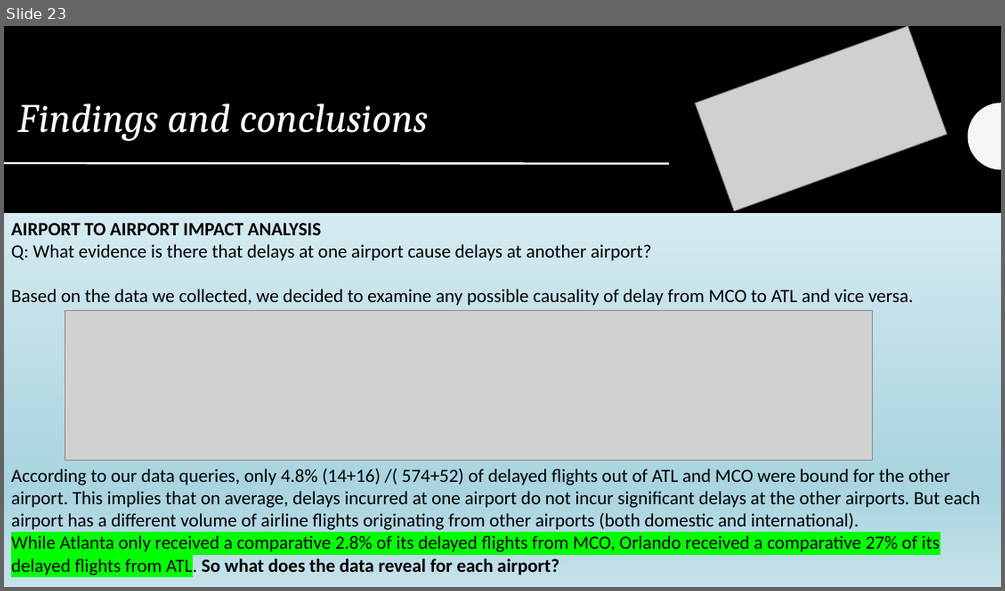
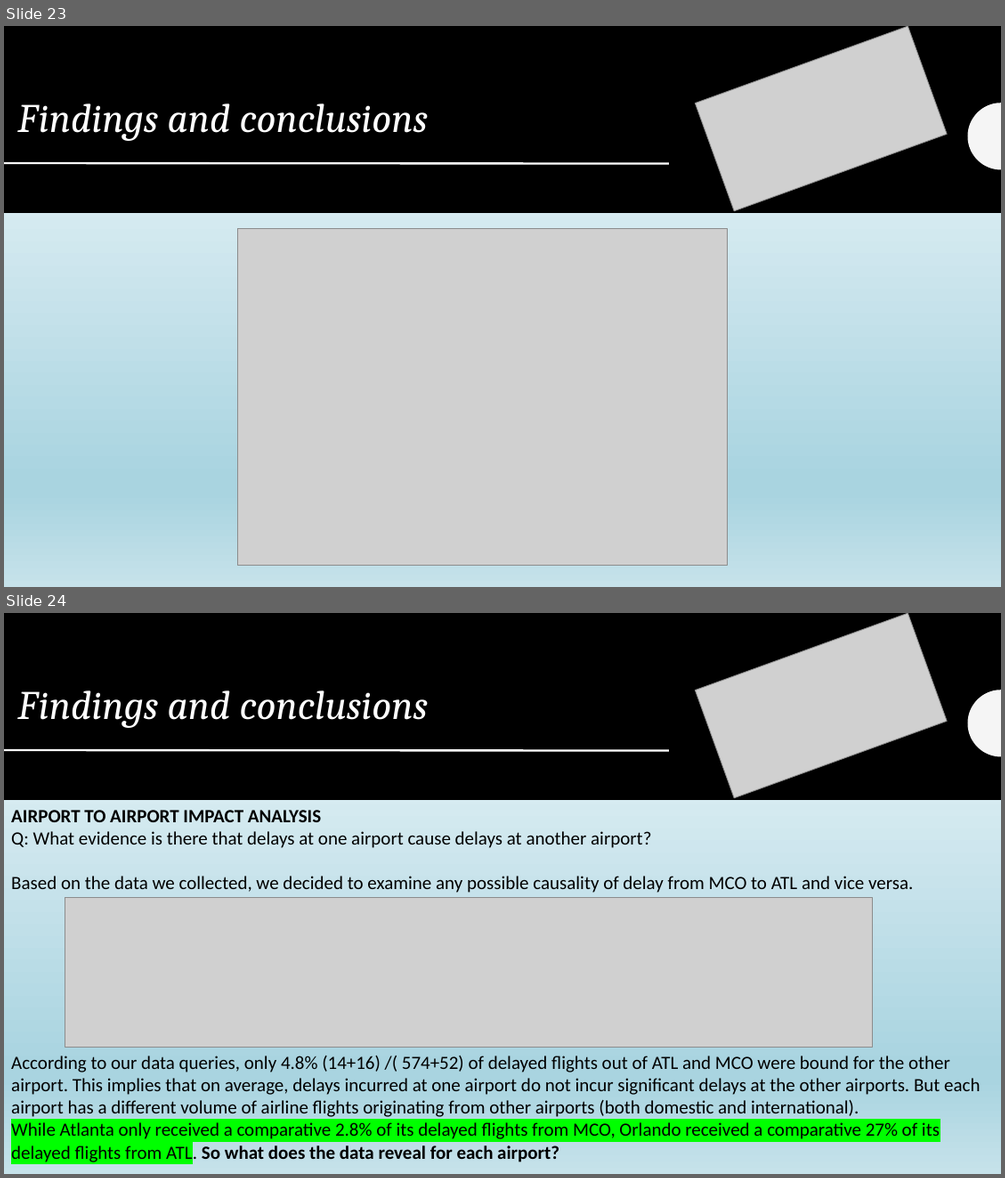
Before and after one commit to leannesevier/BAMF-Project-7, a slide deck: BAMF Presentation.pptx. Shown one above the other, each under a label of ours: slide 23 before the commit, slides 23 and 24 after it. The pictures are 1005x591 and 1005x1178 pixels, drawn with LibreOffice and Linux fonts; fonts in the diff are those of the drawing; grey boxes stand for pictures. Boxes give left, top, right and bottom in pixels: in the first picture for what was removed or moved away, otherwise in the second. Text is boxed around its words. In the diff, an @@ line names an element or a change of style, - is before the commit and + after.

```diff
--- a/BAMF Presentation.pptx
+++ b/BAMF Presentation.pptx
@@ slide 23 added at [4, 26, 1001, 587], background gradient #F5FAFC to #A9D4E0 to #C6E2EA; not listed: 2 template elements that a slide beside it also shows @@
@@ rectangle added at [4, 26, 1001, 587], fill gradient #F5FAFC to #A9D4E0 to #C6E2EA @@
@@ rectangle added at [4, 26, 1001, 213], fill #000000 @@
@@ picture added at [695, 26, 947, 211] @@
@@ title added at [17, 103, 429, 141], 39 pt, text #FFFFFF, italic @@
+Findings and conclusions
@@ freeform shape added at [968, 103, 1001, 170], fill #F5F5F5 @@
@@ line added from (4, 163) to (669, 164), #FFFFFF 2 pt @@
@@ picture added at [238, 229, 728, 565] @@
@@ what was slide 23 is now slide 24 @@
```
